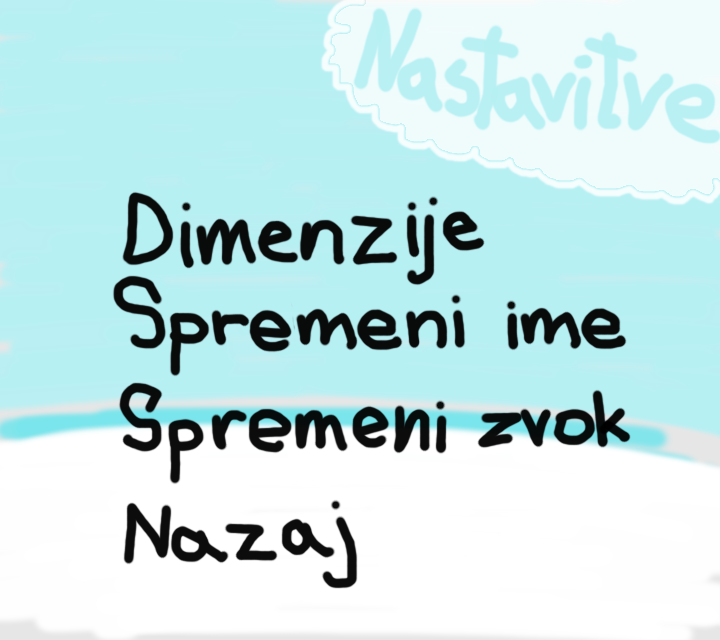
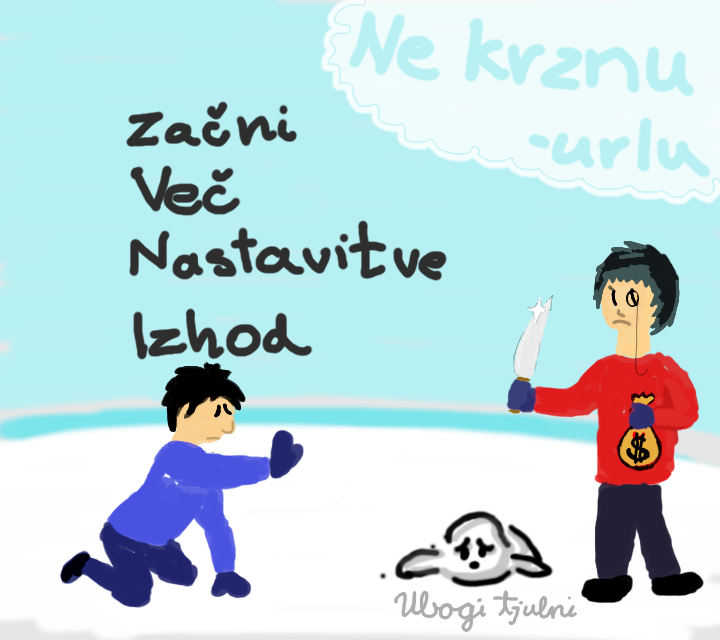
Layered file, before and after one edit (720 × 640). Changes by layer:
showed "tekst" over [125, 10, 712, 589]
showed "lepotec", painted on it over [59, 300, 623, 633]
showed "hudobec", painted on it over [505, 241, 704, 604]
hid "tekst_nastavitve" over [112, 7, 720, 589]
showed "bela" over [59, 7, 720, 633]
